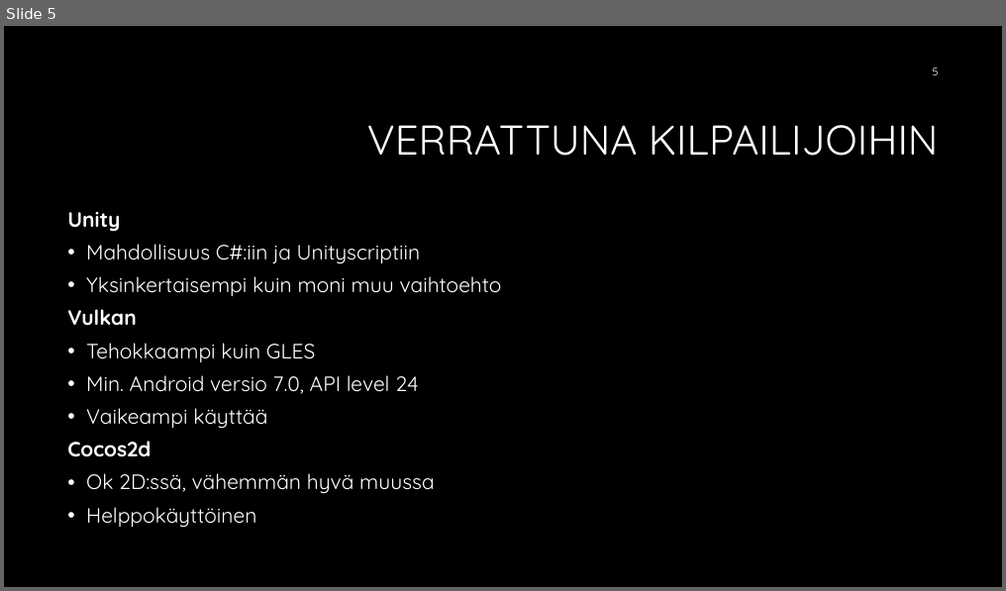
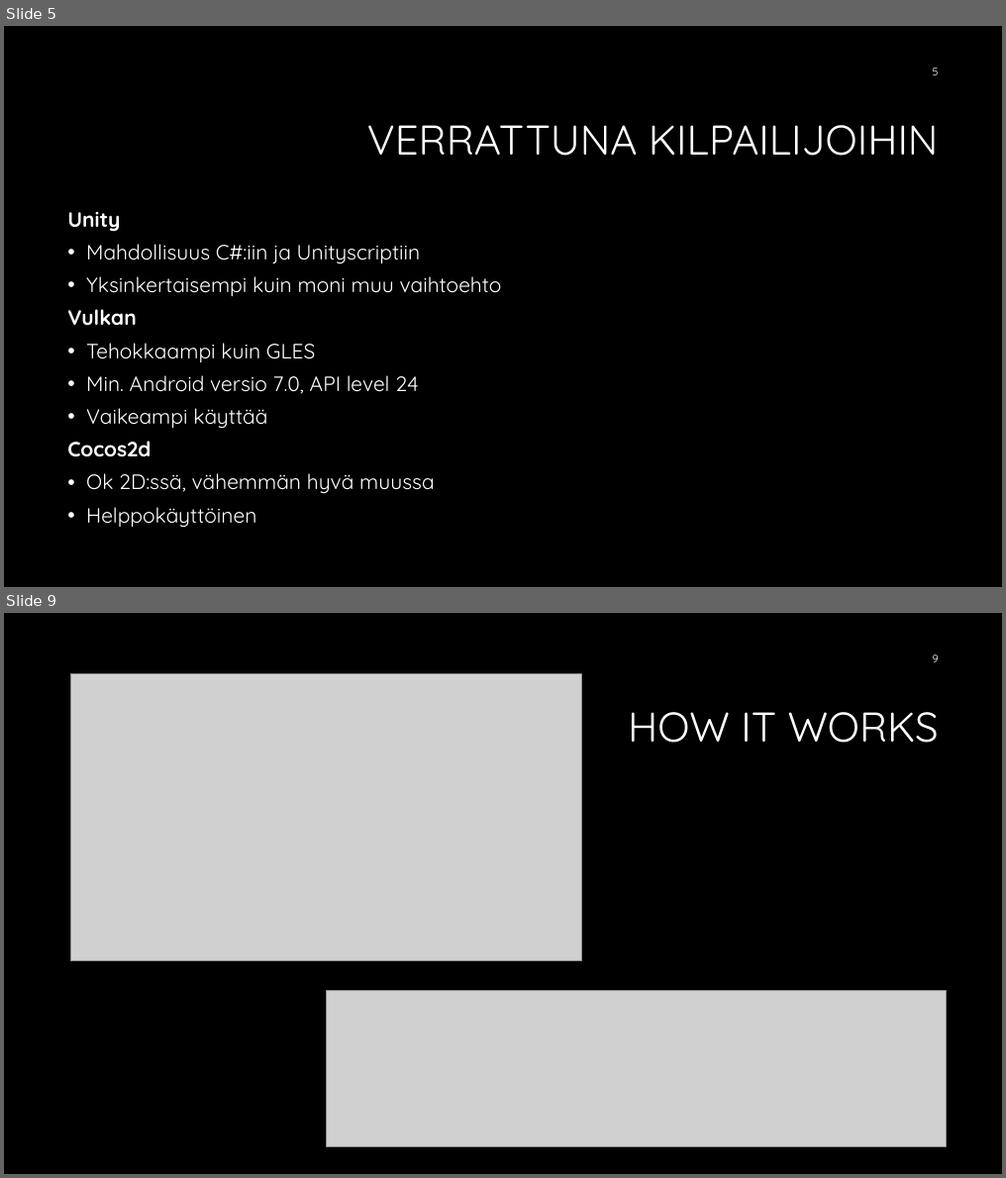
Before and after one commit to Jisti007/Mobile-Project-ideal-broccoli, a slide deck: presentation/OpenGL ES 3.pptx. Shown one above the other, each under a label of ours: slide 5 before the commit, slides 5 and 9 after it; the slides between them are not shown. The pictures are 1006x591 and 1006x1178 pixels, drawn with LibreOffice and Linux fonts; fonts in the diff are those of the drawing; grey boxes stand for pictures; background and template pictures are left out. Boxes give left, top, right and bottom in pixels: in the first picture for what was removed or moved away, otherwise in the second. Text is boxed around its words. In the diff, an @@ line names an element or a change of style, - is before the commit and + after.

```diff
--- a/presentation/OpenGL ES 3.pptx
+++ b/presentation/OpenGL ES 3.pptx
@@ slide 9 added at bbox=[4, 613, 1002, 1174], background #000000 @@
@@ page number added at bbox=[933, 655, 939, 663], 10.5 pt, text #FFFFFF @@
+9
@@ picture added at bbox=[70, 674, 581, 961] @@
@@ title added at bbox=[628, 712, 939, 743], 40 pt, text #FFFFFF @@
+HOW IT WORKS
@@ picture added at bbox=[326, 990, 945, 1147] @@
```
Also in this commit, not shown: 4 other slides added, 1 slide removed.
